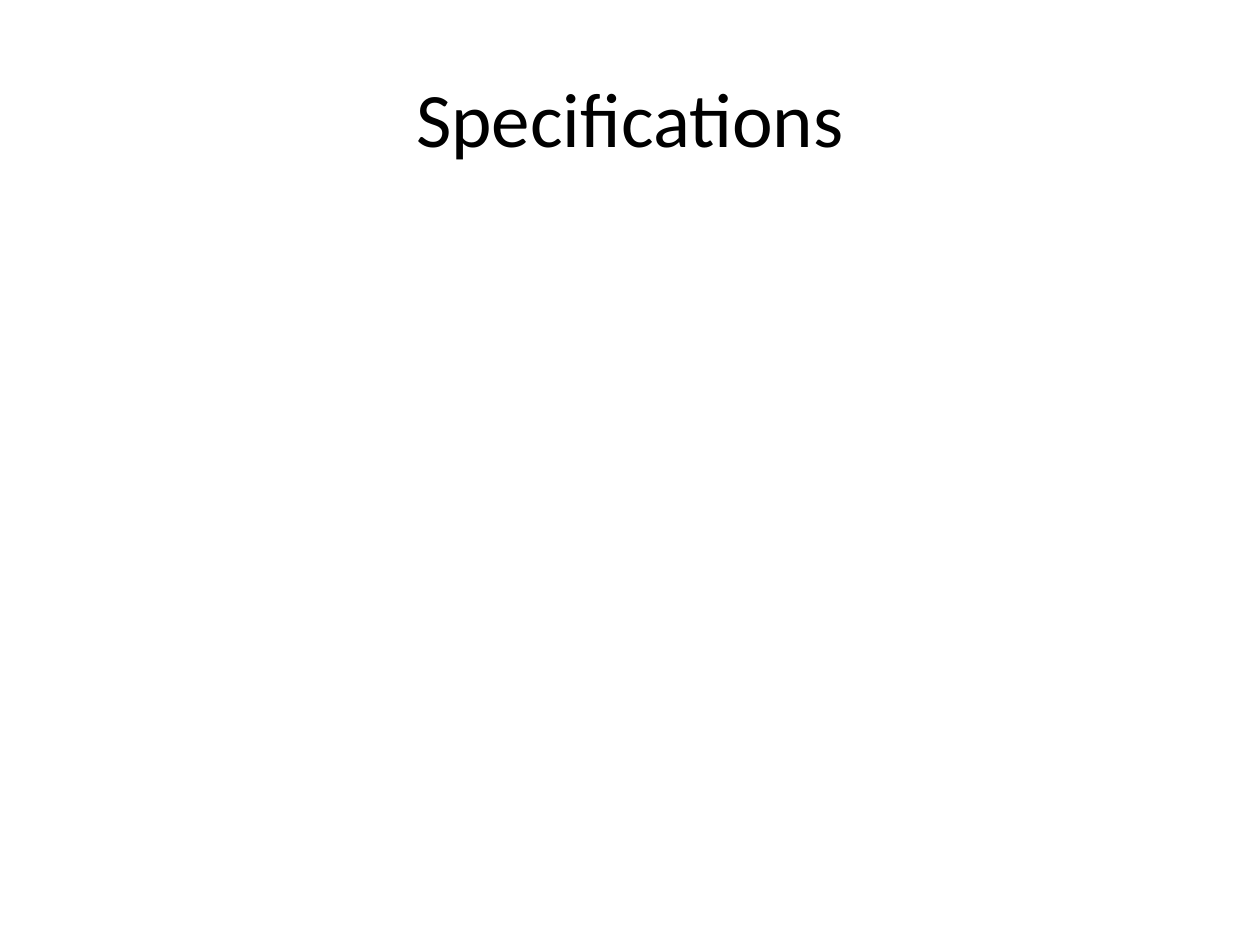
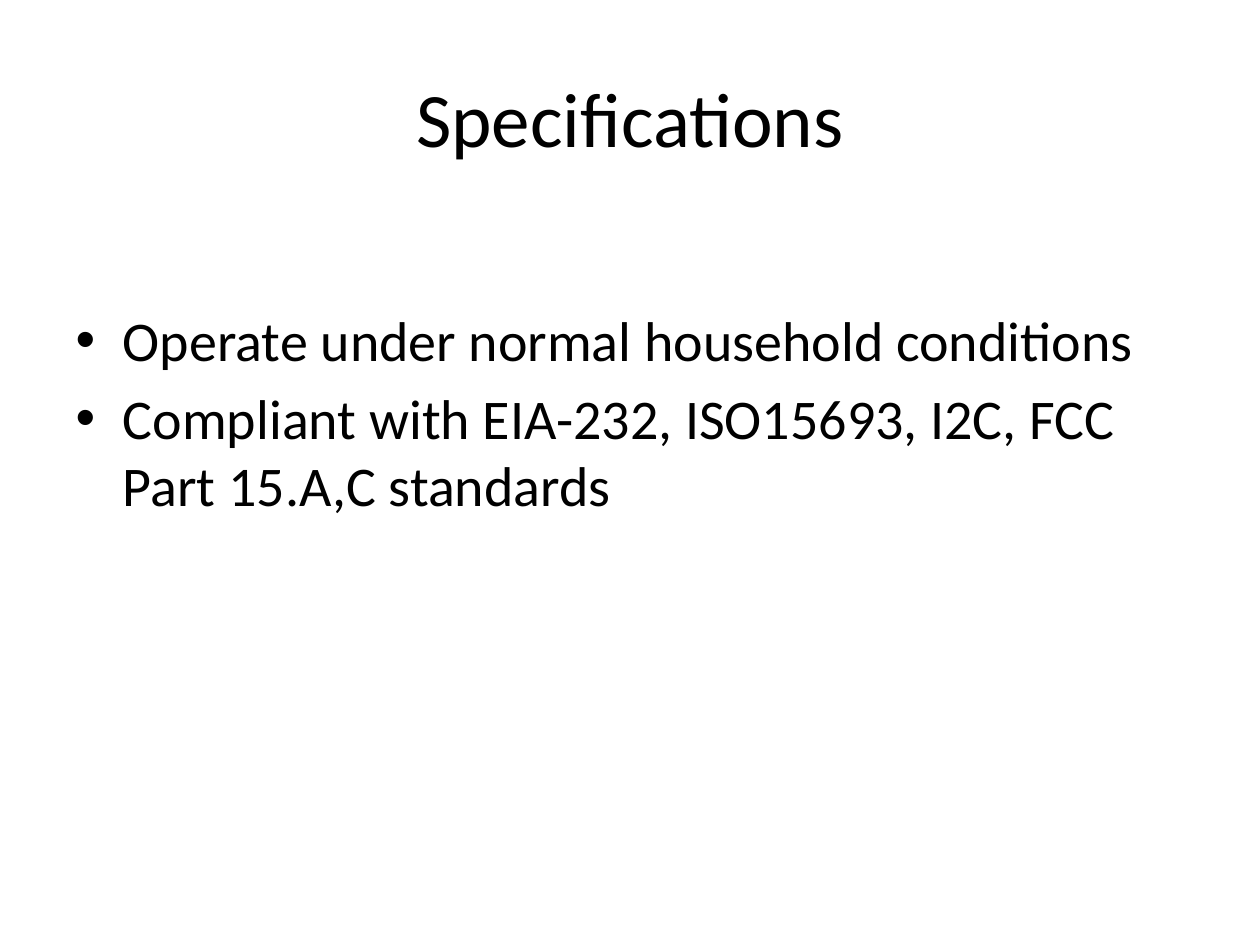
Before and after one commit to horsetailfiddlehead/ee478, a slide deck: slide 6 of Final Project/Documentation/Kaiba_Corp_Presentation.pptx. Drawn at 1260x945 pixels with LibreOffice and Linux fonts; fonts in the diff are those of the drawing. Boxes give left, top, right and bottom in pixels: in the first picture for what was removed or moved away, otherwise in the second. Text is boxed around its words. In the diff, an @@ line names an element or a change of style, - is before the commit and + after.

```diff
--- a/Final Project/Documentation/Kaiba_Corp_Presentation.pptx
+++ b/Final Project/Documentation/Kaiba_Corp_Presentation.pptx
@@ text added at [123, 322, 1132, 513], 32 pt, text #000000 @@
+• Operate under normal household conditions
+• Compliant with EIA-232, ISO15693, I2C, FCC Part 15.A,C standards
```
Also in this commit, not shown: 5 other slides changed.
